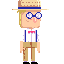
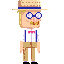
The second w=64, h=64 image is a revision of the first. Changes to its layers:
added layer "Layer 3" above "Layer 2" over box(30, 21, 39, 25)
